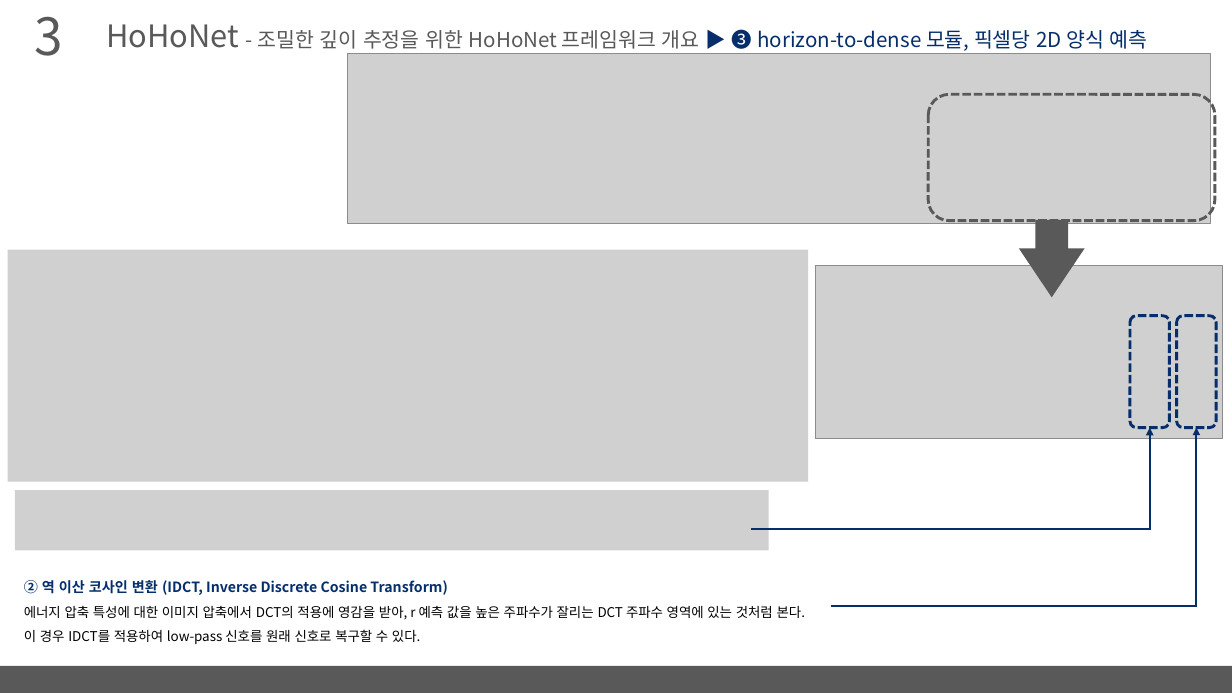
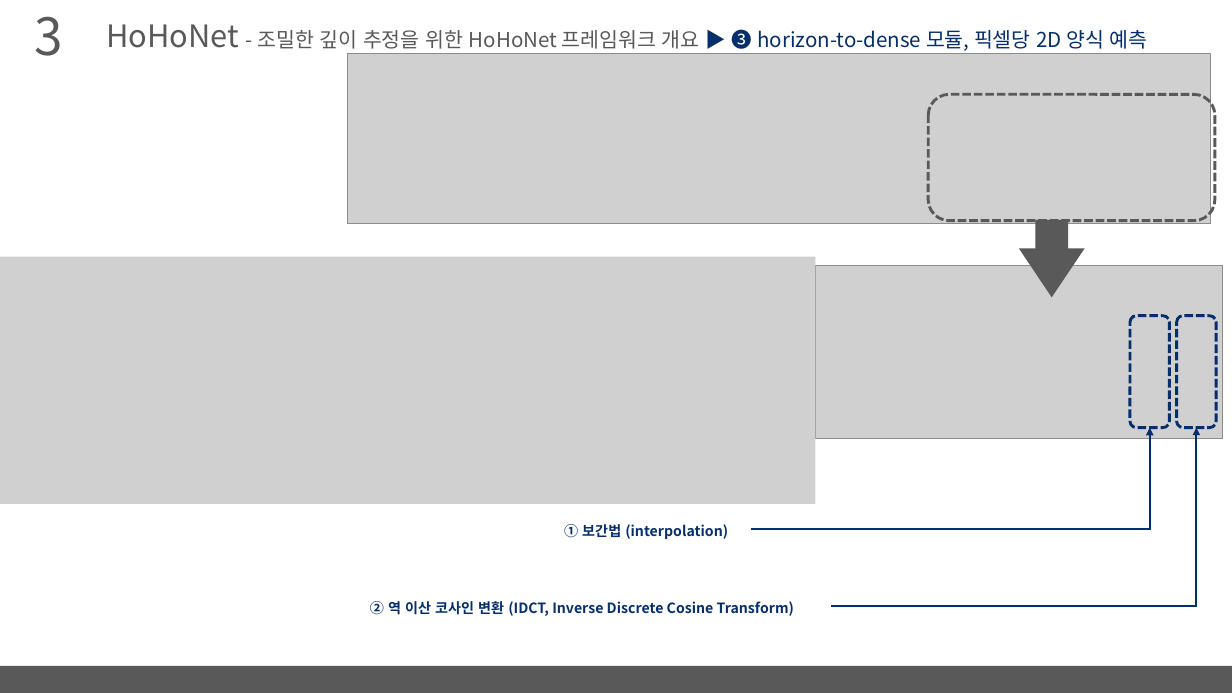
Before and after one commit to arittung/3D_Room_Layout_estimation, a slide deck: slide 14 of LayoutNet-HorizonNet-HoHoNet 정리.pptx. Drawn at 1232x693 pixels with LibreOffice and Linux fonts; fonts in the diff are those of the drawing; grey boxes stand for pictures. Boxes give left, top, right and bottom in pixels: in the first picture for what was removed or moved away, otherwise in the second. Text is boxed around its words. In the diff, an @@ line names an element or a change of style, - is before the commit and + after.

```diff
--- a/LayoutNet-HorizonNet-HoHoNet 정리.pptx
+++ b/LayoutNet-HorizonNet-HoHoNet 정리.pptx
@@ picture resized from (x1=7, y1=250, x2=808, y2=482) to (x1=0, y1=257, x2=815, y2=505) @@
@@ picture removed at (x1=15, y1=491, x2=769, y2=551) @@
@@ text added at (x1=564, y1=524, x2=728, y2=539), 11 pt, text #052E6B, bold @@
+① 보간법 (interpolation)
@@ text at (x1=370, y1=601, x2=794, y2=616): text changed; size 10.5 to 11 pt; text colour #000000 to #052E6B; bold on @@
-② 역 이산 코사인 변환 (IDCT, Inverse Discrete Cosine Transform)
-에너지 압축 특성에 대한 이미지 압축에서 DCT의 적용에 영감을 받아, r 예측 값을 높은 주파수가 잘리는 DCT 주파수 영역에 있는 것처럼 본다.
-이 경우 IDCT를 적용하여 low-pass 신호를 원래 신호로 복구할 수 있다.
+② 역 이산 코사인 변환 (IDCT, Inverse Discrete Cosine Transform)
```
Also in this commit, not shown: 7 other slides changed, 2 other files.
